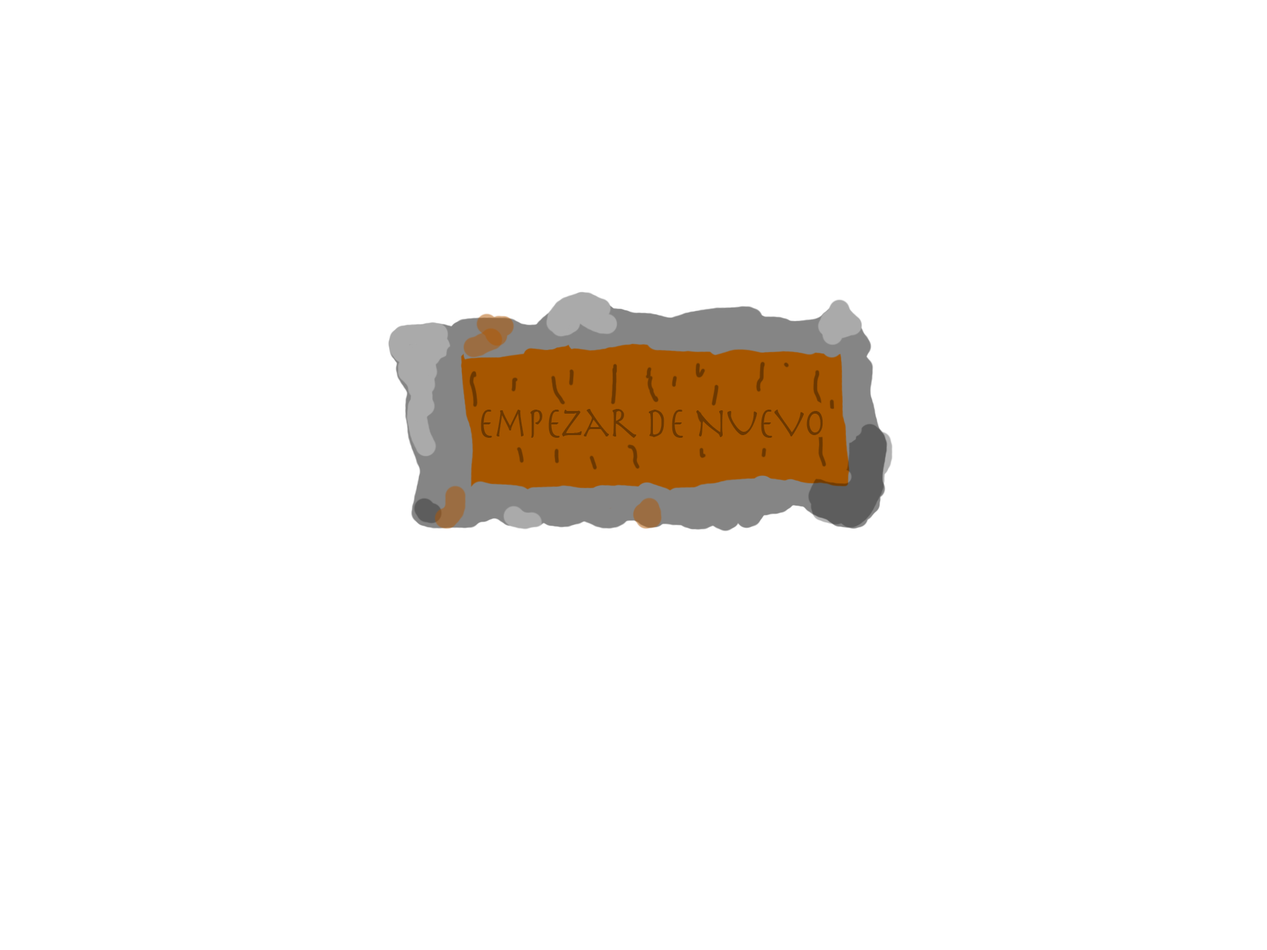
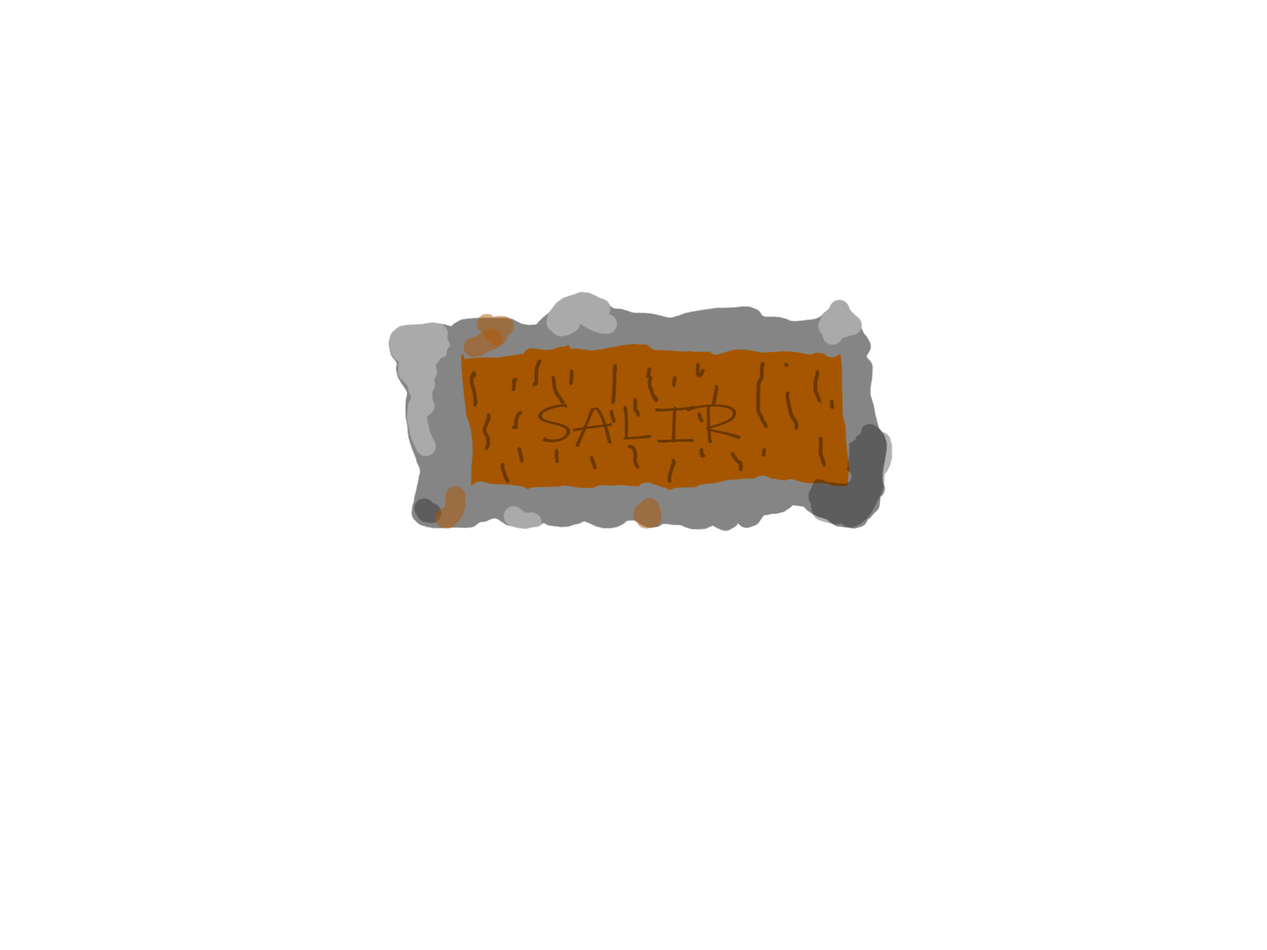
Before/after of a 1267×950 layered artwork. What changed in the layer stack:
added layer "SALIR" above "Empezar DE NUEVO" over [537, 403, 742, 448]
hid "Empezar DE NUEVO" over [480, 408, 824, 438]
painted on "Layer 1" over [481, 358, 800, 484]
